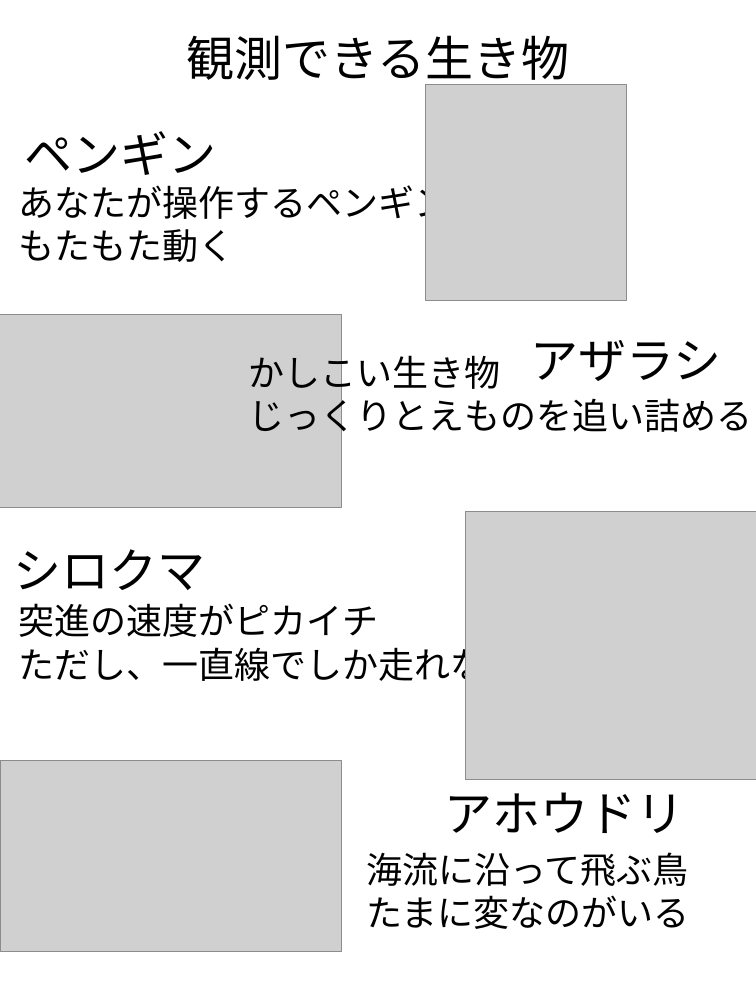
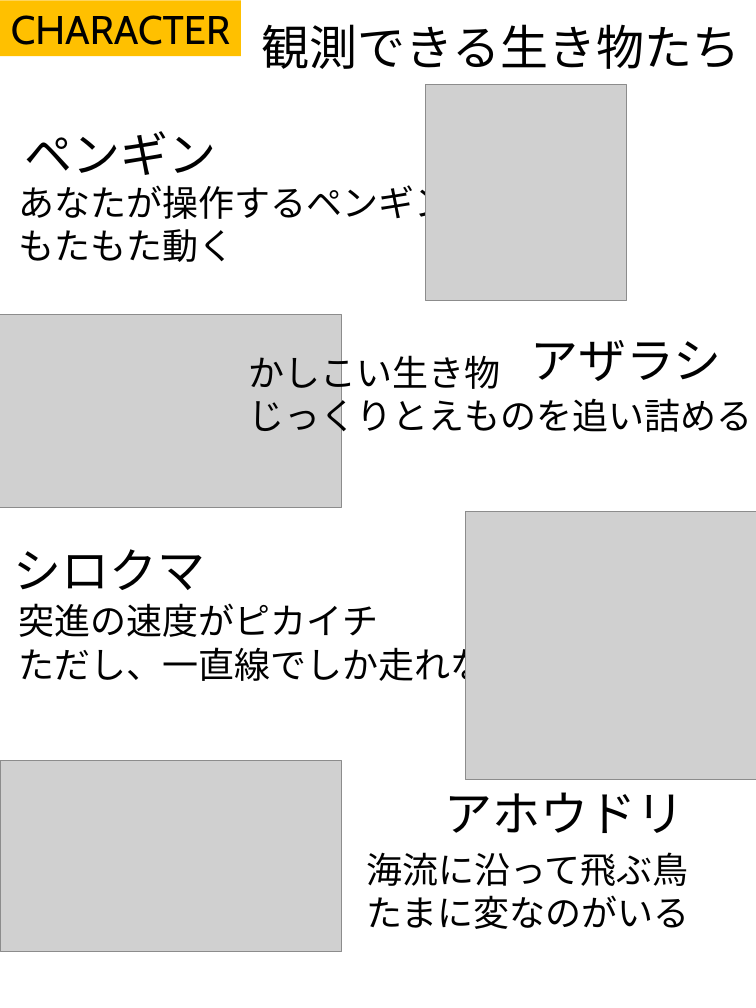
Before and after one commit to RitsukiObara/GraduationTeam, a slide deck: slide 2 of 02_資料/説明書/説明書.pptx. Drawn at 756x1008 pixels with LibreOffice and Linux fonts; fonts in the diff are those of the drawing; grey boxes stand for pictures. Boxes give left, top, right and bottom in pixels: in the first picture for what was removed or moved away, otherwise in the second. Text is boxed around its words. In the diff, an @@ line names an element or a change of style, - is before the commit and + after.

```diff
--- a/02_資料/説明書/説明書.pptx
+++ b/02_資料/説明書/説明書.pptx
@@ rectangle added at [0,1,241,56], fill #FFC000, 40 pt, text #000000 @@
+CHARACTER
@@ text at [262,24,741,69]: text changed @@
-観測できる生き物
+観測できる生き物たち
```
Also in this commit, not shown: 1 other slide changed, 16 other files.
